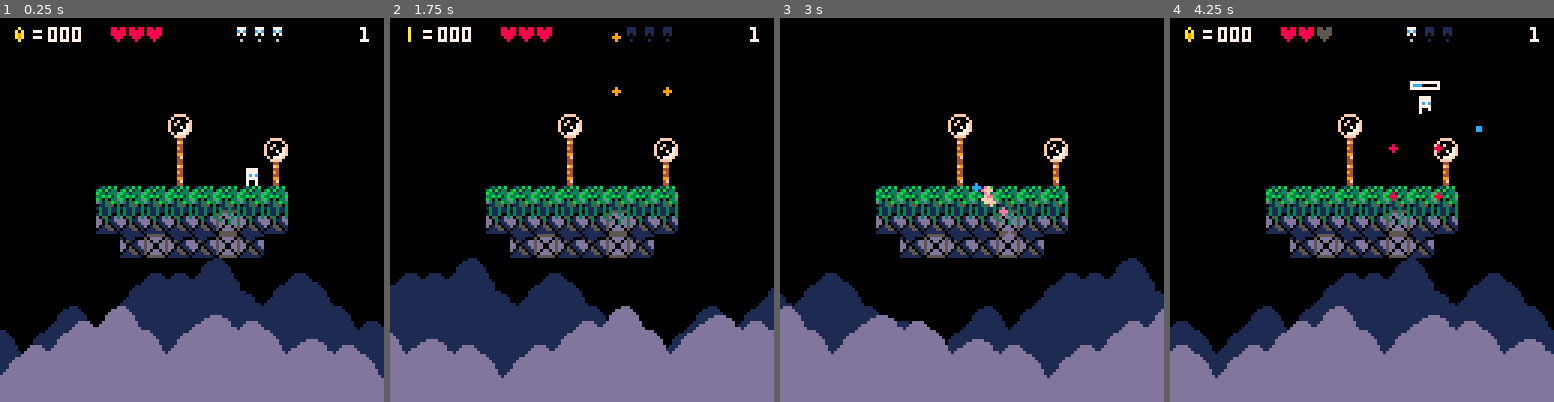
Above: before the commit, frames 1-4 (left to right).
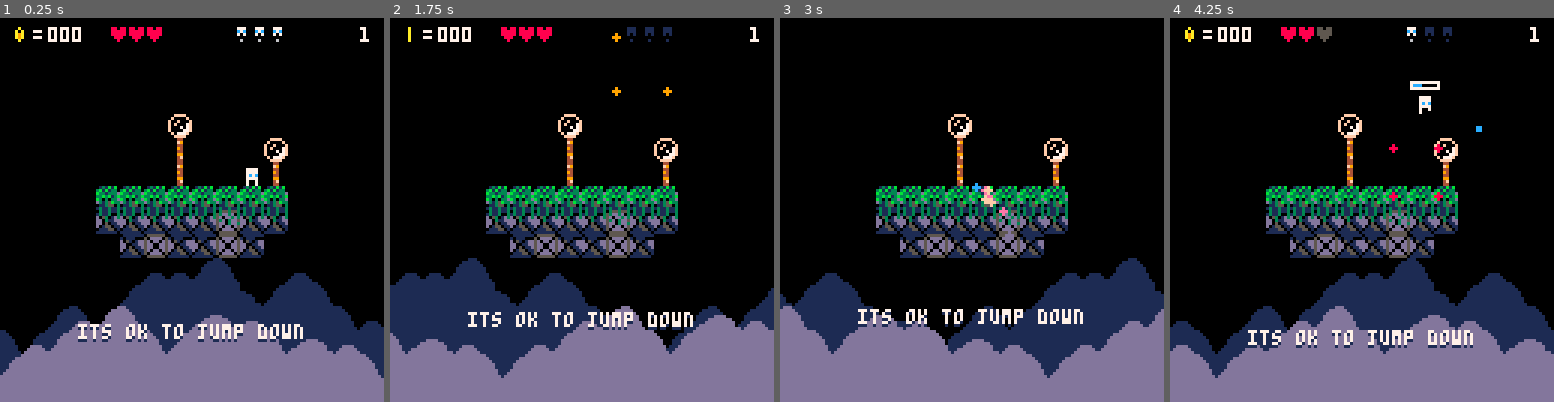
Above: after the commit, the same moments.

Repository: rdelos747/pico8
Game: PICO-8 cartridge jumper.p8
The game is run twice, just before and just after one commit, with the same random seed, the same clock (stepped at 60 frames per second) and the same inputs.
Inputs:
- Up to frame 1 (0.25 s): no input
- Up to frame 2 (1.75 s): tap O (Z key) at 0.33, 0.7, 1.43 s; tap X (X key) at 1.07 s
- Up to frame 3 (3 s): hold Left 1.97-2.37 s; tap X (X key) at 2.07, 2.4, 2.73 s; tap O (Z key) at 2.22 s; hold Down 2.42-2.82 s; hold Right from 2.87 s (still down)
- Up to frame 4 (4.25 s): tap X (X key) every 0.33 s from 3.07 to 4.07 s; tap O (Z key) at 3.1, 3.98 s; release Right at 3.53 s; hold Up 3.58-4.08 s; hold Right from 4.13 s (still down)

The runs differ from the first frame. In frame 1, 1.2% of the frame differs, in the area x 20-79%, y 79-85%; in frame 2, 1.0%; in frame 3, 1.1%; in frame 4, 1.2%, in the area x 20-79%, y 81-86%.

Commit message:
Tue Jul 23 23:28:00 EDT 2019

Diff:
--- a/jumper.p8
+++ b/jumper.p8
@@ -180,6 +180,8 @@
 	end
 	if l_type=="shop" then
 		draw_shop()
+	elseif l_type=="frst" then
+		draw_first()
 	end
 end
 
@@ -1079,7 +1081,7 @@
 
 function init_first()
 	l_type="frst"
-	first={}
+	first={tm=0,y=0}
 	level={}
 	local s_level={
 		{1,1,1,1,1,1,1,1},
@@ -1097,6 +1099,15 @@
 	end end
 
 	add_terrain()
+end
+
+function draw_first()
+	first.tm+=0.01
+	first.y+=cos(first.tm)*0.3
+	print("its ok to jump down",
+		26,first.y+101,1)
+	print("its ok to jump down",
+		26,first.y+100,7)
 end
 
 -- ==========
